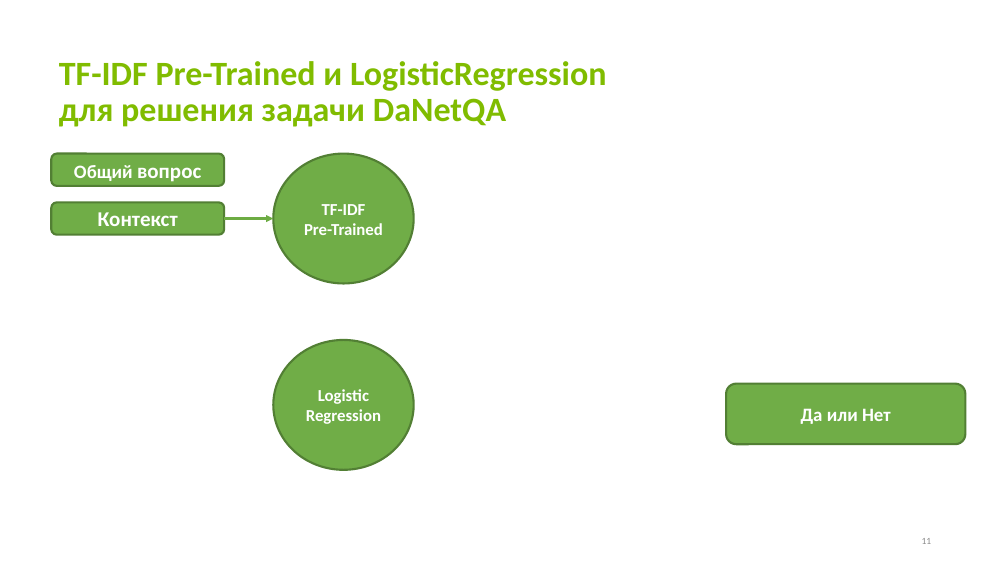
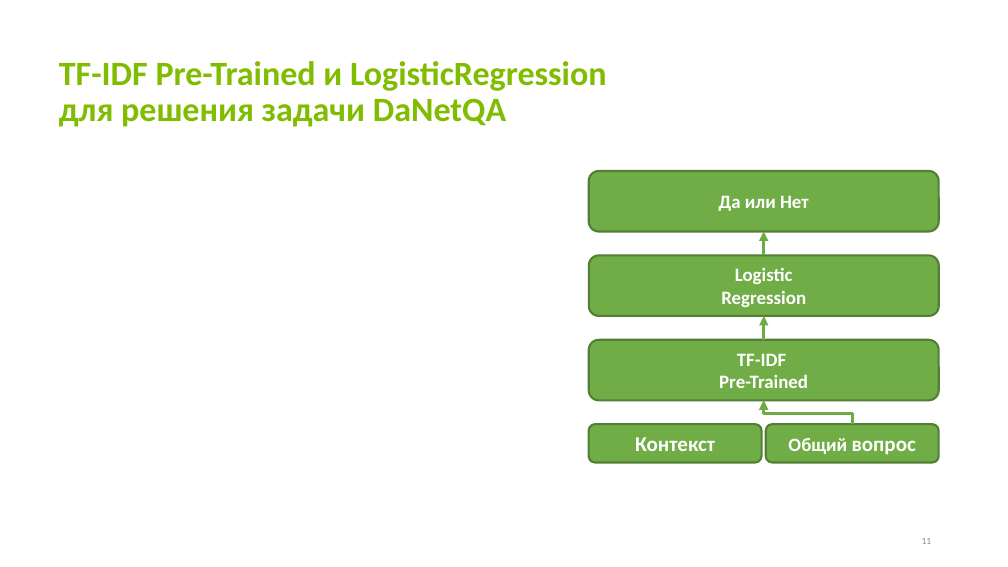
Before and after one commit to dmji/DSnML_Innopolis2022, a slide deck: slide 13 of 00_Final_Attestation/Презентация.pptx (slide 12 before the commit). Drawn at 1008x567 pixels with LibreOffice and Linux fonts; fonts in the diff are those of the drawing. Boxes give left, top, right and bottom in pixels: in the first picture for what was removed or moved away, otherwise in the second. Text is boxed around its words. In the diff, an @@ line names an element or a change of style, - is before the commit and + after.

```diff
--- a/00_Final_Attestation/Презентация.pptx
+++ b/00_Final_Attestation/Презентация.pptx
@@ rounded rectangle "Да или Нет": place and size @@
-rounded rectangle "Да или Нет" at [727, 383, 966, 444]
+rounded rectangle "Да или Нет" at [589, 171, 939, 231]
@@ arrow removed from (225, 219) to (274, 219) @@
@@ elbow arrow added from (764, 256) to (764, 231), #6DAC43 3 pt @@
@@ rounded rectangle "Logistic" at [589, 256, 939, 316]: size 16 to 18 pt; ellipse to rounded rectangle @@
@@ rounded rectangle "Logistic": place and size @@
-rounded rectangle "Logistic" at [274, 340, 414, 470]
+rounded rectangle "Logistic" at [589, 256, 939, 316]
@@ elbow arrow added from (764, 340) to (764, 316), #6DAC43 3 pt @@
@@ rounded rectangle "TF-IDF": place and size @@
-rounded rectangle "TF-IDF" at [274, 154, 414, 284]
+rounded rectangle "TF-IDF" at [589, 340, 939, 400]
@@ rounded rectangle "TF-IDF" at [589, 340, 939, 400]: size 16 to 18 pt; ellipse to rounded rectangle @@
@@ elbow arrow added from (852, 424) to (764, 401), #6DAC43 3 pt @@
@@ rounded rectangle "Контекст": place and size @@
-rounded rectangle "Контекст" at [51, 203, 225, 235]
+rounded rectangle "Контекст" at [589, 424, 762, 463]
@@ rounded rectangle "Общий вопрос": place and size @@
-rounded rectangle "Общий вопрос" at [51, 154, 225, 186]
+rounded rectangle "Общий вопрос" at [766, 424, 939, 463]
```
Also in this commit, not shown: 1 slide added, 1 other file.
